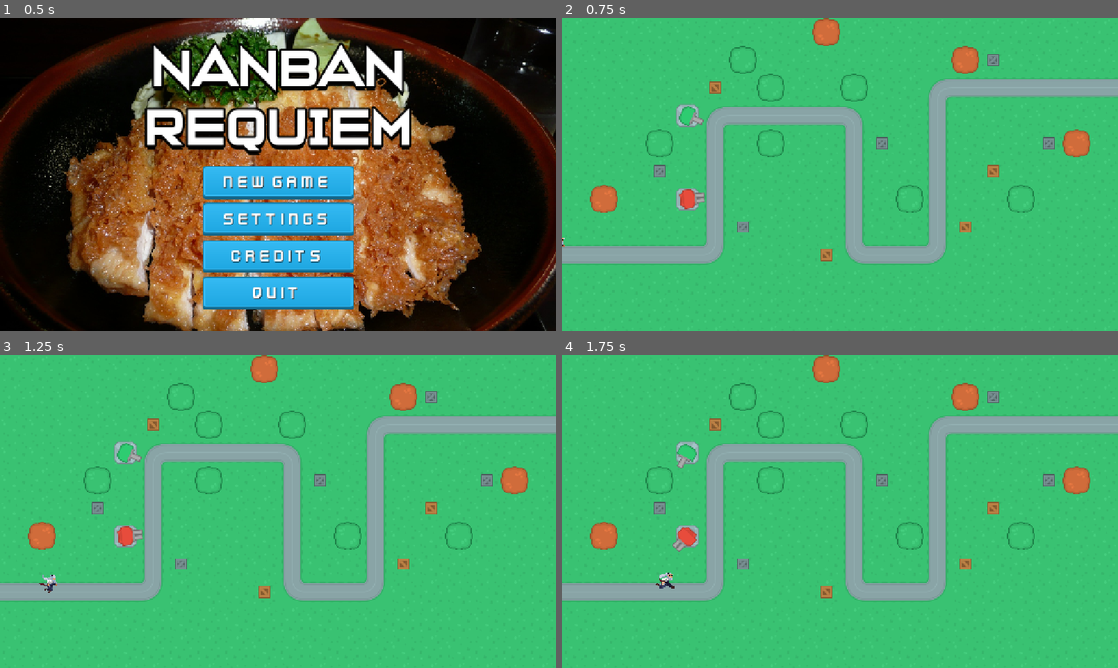
Above: before the commit, frames 1-4 (two rows, left to right).
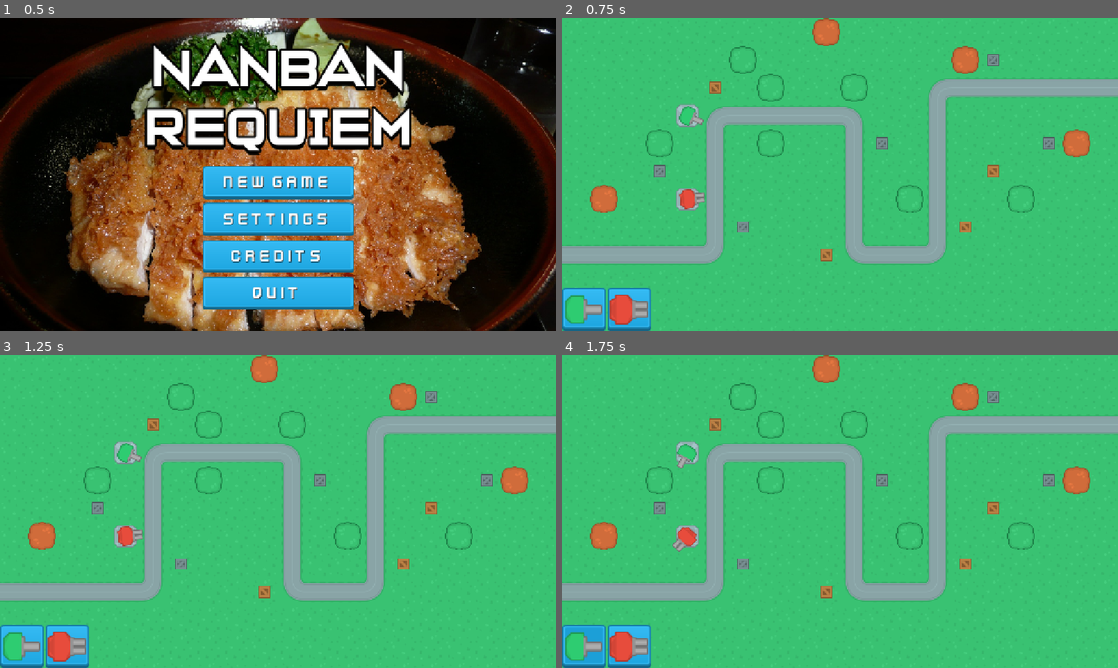
Above: after the commit, the same moments.

Repository: lukeai-tan/nanban-requiem-orbital
Game: Godot game, scene res://SceneHandler.tscn
Two runs of this game, one before a commit and one after it. Both use one fixed random seed, a clock stepped at 60 frames per second and the inputs below.
Inputs (mouse positions are in pixels of both pictures, inside the frame that each line leads up to):
- Up to frame 1 (0.5 s): no input
- Up to frame 2 (0.75 s): click "New Game" at 0.5 s
- Up to frame 3 (1.25 s): no input
- Up to frame 4 (1.75 s): click (584, 646) at 1.27 s

Frame 1 is identical in both runs. In frame 2, 1.9% of the frame differs, in the area x 0-16%, y 70-100%; in frame 3, 2.0%; in frame 4, 2.0%, in the area x 0-21%, y 69-100%.

Commit message:
added build bar and icons onto gamescene

Diff:
--- a/Scenes/Enemies/Samurai.tscn
+++ b/Scenes/Enemies/Samurai.tscn
@@ -262,7 +262,7 @@
 texture_filter = 1
 sprite_frames = SubResource("SpriteFrames_n58dq")
 animation = &"attack"
-frame_progress = 0.984239
+frame_progress = 0.907169
 speed_scale = 2.0
 
 [node name="Hitbox" type="CollisionShape2D" parent="."]
--- a/Scenes/MainScenes/GameScene.tscn
+++ b/Scenes/MainScenes/GameScene.tscn
@@ -1,9 +1,73 @@
-[gd_scene load_steps=3 format=3 uid="uid://da5itagju6nrx"]
+[gd_scene load_steps=8 format=3 uid="uid://da5itagju6nrx"]
 
 [ext_resource type="Script" uid="uid://c3q2jl86ekc4u" path="res://Scenes/MainScenes/GameScene.gd" id="1_68uyl"]
 [ext_resource type="PackedScene" uid="uid://b1ptux668fjj2" path="res://Scenes/Maps/Map1.tscn" id="1_ianr5"]
+[ext_resource type="Texture2D" uid="uid://ccmbrc832q733" path="res://Assets/UI/Buttons/button_square_depth_gradient.png" id="3_tnagp"]
+[ext_resource type="Texture2D" uid="uid://cecy4rgv45ed" path="res://Assets/UI/Buttons/button_square_flat.png" id="4_o10dm"]
+[ext_resource type="Texture2D" uid="uid://c38f4yytye8ga" path="res://Assets/UI/Buttons/button_square_depth_flat.png" id="5_no243"]
+[ext_resource type="Texture2D" uid="uid://dcw0ohdkpaccy" path="res://Assets/Towers/towerDefense_tile249.png" id="6_o10dm"]
+[ext_resource type="Texture2D" uid="uid://cntcgyt8s5788" path="res://Assets/Towers/towerDefense_tile250.png" id="7_no243"]
 
 [node name="GameScene" type="Node2D"]
 script = ExtResource("1_68uyl")
 
 [node name="Map1" parent="." instance=ExtResource("1_ianr5")]
+
+[node name="UI" type="CanvasLayer" parent="."]
+
+[node name="HUD" type="Control" parent="UI"]
+layout_mode = 3
+anchors_preset = 15
+anchor_right = 1.0
+anchor_bottom = 1.0
+grow_horizontal = 2
+grow_vertical = 2
+
+[node name="BuildBar" type="HBoxContainer" parent="UI/HUD"]
+layout_direction = 2
+layout_mode = 1
+anchors_preset = 12
+anchor_top = 1.0
+anchor_right = 1.0
+anchor_bottom = 1.0
+offset_top = -100.0
+grow_horizontal = 2
+grow_vertical = 0
+
+[node name="RangedTower1" type="TextureButton" parent="UI/HUD/BuildBar"]
+custom_minimum_size = Vector2(100, 100)
+layout_mode = 2
+size_flags_horizontal = 0
+size_flags_vertical = 4
+texture_normal = ExtResource("3_tnagp")
+texture_pressed = ExtResource("4_o10dm")
+texture_hover = ExtResource("5_no243")
+stretch_mode = 5
+
+[node name="Icon" type="TextureRect" parent="UI/HUD/BuildBar/RangedTower1"]
+layout_mode = 1
+anchors_preset = 15
+anchor_right = 1.0
+anchor_bottom = 1.0
+grow_horizontal = 2
+grow_vertical = 2
+texture = ExtResource("6_o10dm")
+
+[node name="RangedTower2" type="TextureButton" parent="UI/HUD/BuildBar"]
+custom_minimum_size = Vector2(100, 100)
+layout_mode = 2
+size_flags_horizontal = 0
+size_flags_vertical = 4
+texture_normal = ExtResource("3_tnagp")
+texture_pressed = ExtResource("4_o10dm")
+texture_hover = ExtResource("5_no243")
+stretch_mode = 5
+
+[node name="Icon" type="TextureRect" parent="UI/HUD/BuildBar/RangedTower2"]
+layout_mode = 1
+anchors_preset = 15
+anchor_right = 1.0
+anchor_bottom = 1.0
+grow_horizontal = 2
+grow_vertical = 2
+texture = ExtResource("7_no243")
--- a/Scenes/Maps/Map1.tscn
+++ b/Scenes/Maps/Map1.tscn
@@ -45,5 +45,6 @@
 script = ExtResource("6_ufnsk")
 
 [node name="Samurai" parent="Path2D/PathFollow2D" instance=ExtResource("7_g86u4")]
+visible = false
 position = Vector2(-2.11979, -45.9946)
 scale = Vector2(1.5, 1.5)
Binary file added: Assets/UI/Buttons/button_square_depth_flat.png
Not shown, added: Assets/UI/Buttons/button_square_depth_flat.png.import
Binary file added: Assets/UI/Buttons/button_square_depth_gradient.png
Not shown, added: Assets/UI/Buttons/button_square_depth_gradient.png.import
Binary file added: Assets/UI/Buttons/button_square_flat.png
Not shown, added: Assets/UI/Buttons/button_square_flat.png.import
